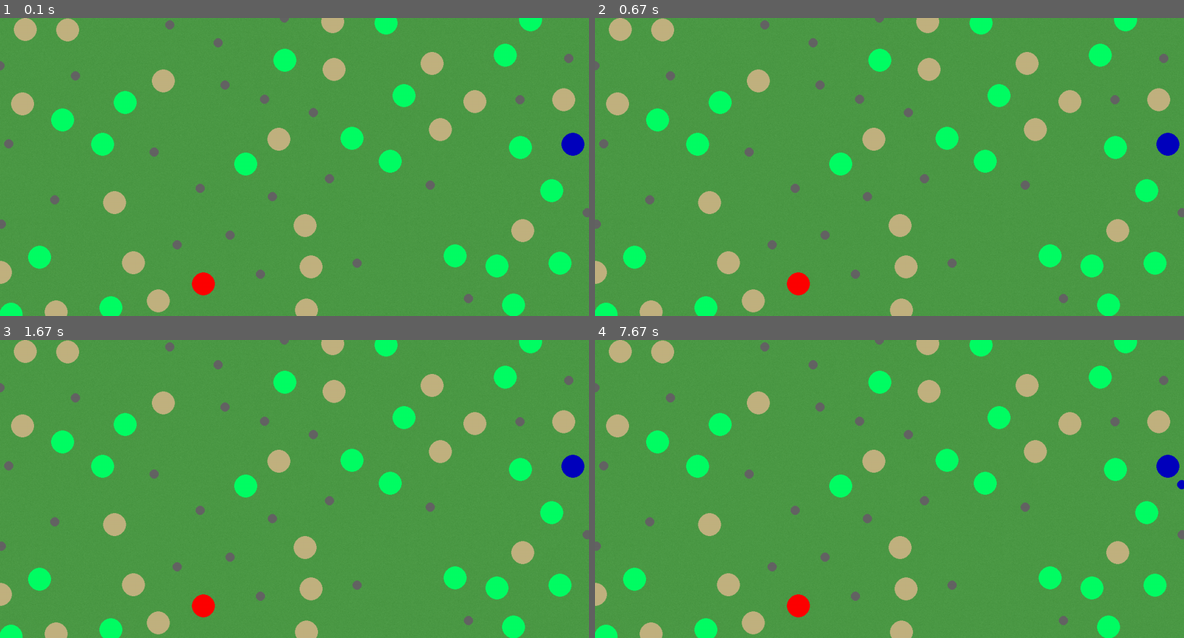
Above: before the commit, frames 1-4 (two rows, left to right).
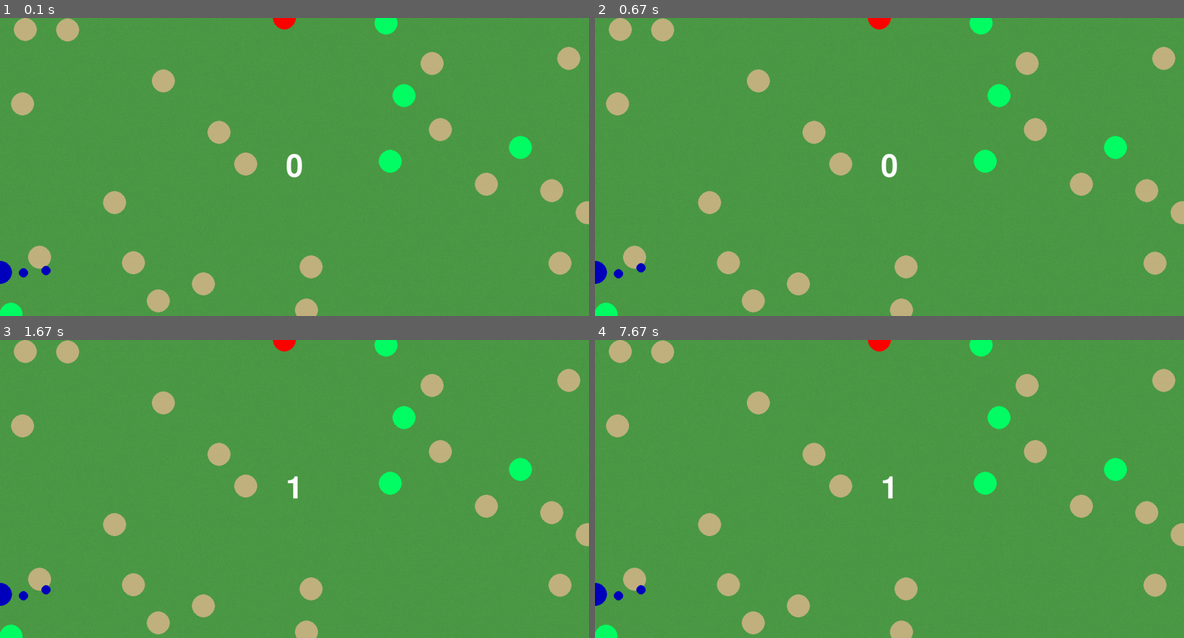
Above: after the commit, the same moments.

Repository: bluesun-pixel/projet-pygame
Game: pygame game, started from main.py
The game is run twice, just before and just after one commit, with the same random seed, the same clock (stepped at 60 frames per second) and the same inputs.
Inputs:
- Up to frame 1 (0.1 s): no input
- Up to frame 2 (0.67 s): tap Space at 0.33 s
- Up to frame 3 (1.67 s): tap Space at 0.73, 1.03 s
- Up to frame 4 (7.67 s): no input

The runs differ from the first frame. In frame 1, 7.8% of the frame differs, in the area x 0-100%, y 0-100%; in frame 2, 7.8%; in frame 3, 7.7%; in frame 4, 7.8%.

Commit message:
ajout de la structure du jeu et du gamestate

Diff:
--- a/main.py
+++ b/main.py
@@ -1,9 +1,13 @@
 # <editor-fold desc="Initialisation et variables générales">
+
+
 import pygame
+from pygame.key import key_code
 from pygame.locals import *
 import math
 import random
 from random import randint
+
 
 # Initiation de pygame et de la fenêtre de jeu
 pygame.init()
@@ -19,7 +23,7 @@
 def ajouter_sprite(image_nom, rect_x, rect_y):
     sprite_ajout = pygame.sprite.Sprite()
     pygame.sprite.Sprite.__init__(sprite_ajout)
-    sprite_ajout.image = pygame.image.load(image_nom).convert()
+    sprite_ajout.image = pygame.image.load(image_nom).convert_alpha()
     sprite_ajout.rect = sprite_ajout.image.get_rect()
     sprite_ajout.rect.x = rect_x
     sprite_ajout.rect.y = rect_y
@@ -142,15 +146,20 @@
 NOMBRE_DE_POINTS = 70
 PHI = 1.618
 RAYON = 350
-NOMBRE_ARBRES = 20
+NOMBRE_ARBRES = 5
 NOMBRE_BUNKERS = 20
 DISTANCE_MINIMUM_TEE_DRAPEAU = 800
 VITESSE_ANGULAIRE = .002
 
-#défintion des variables et instances de classe
-obstacle1 = Obstacles(0, 0)  # TODO: essayer de créer une classe abstraite/virtuelle
+#définition des variables et instances de classe
+
 points = poisson_disc_sampling(90, 649, 1280, 50)
-alpha = 0 #angle en degré représentant la direction de visée
+game_state = 0 #0 = visée, 1=puissance, 2=mouvement de balle, 3 = pause
+alpha = 0 #angle en degré représentant la direction ou la puissance de visée selon gamestate
+hauteur_force = 50 #variation de hauteur du compteur de force
+direction_aléatoire = [0,0]
+force_aléatoire = 0
+nombre_de_tirs = 0
 
 # </editor-fold>
 
@@ -206,6 +215,7 @@
 
 # <editor-fold desc="Initialisation du jeu">
 terrain = ajouter_sprite("Images/grass_texture.jpg", 0, 0)
+compteur = ajouter_texte(None, 100, f"{nombre_de_tirs}")
 
 liste_arbres, liste_bunkers, drapeau_position, tee_position = generation_du_terrain(points)
 continuer = True
@@ -215,8 +225,6 @@
 while continuer:
     liste_sprite.draw(fenetre)
 
-    for point in points:
-        pygame.draw.circle(fenetre, (100, 100, 100), (int(point[0]), int(point[1])), 10)
     for arbre in liste_arbres:
         pygame.draw.circle(fenetre, (0, 255, 100), (int(arbre.pos_x), int(arbre.pos_y)), 25)
     for bunker in liste_bunkers:
@@ -224,20 +232,42 @@
     pygame.draw.circle(fenetre, (255, 0, 0), (int(drapeau_position[0]), int(drapeau_position[1])), 25)
     pygame.draw.circle(fenetre, (0, 0, 190), (int(tee_position[0]), int(tee_position[1])), 25)
 
-    if alpha < 360:
-        alpha += VITESSE_ANGULAIRE
-    else:
-        alpha = 0
-
-    visee_x = tee_position[0] + math.cos(alpha) * 50
-    visee_y = tee_position[1] + math.sin(alpha) * 50
-
-    pygame.draw.circle(fenetre, (0, 0, 190), (int(visee_x), visee_y), 10)
-
-
+    match game_state:
+        case 0:
+            if alpha < 360:
+                alpha += VITESSE_ANGULAIRE
+            else:
+                alpha = 0
+
+            visee_x = tee_position[0] + math.cos(alpha) * 50
+            visee_y = tee_position[1] + math.sin(alpha) * 50
+
+            direction_aléatoire = [visee_x/50, visee_y/50]
+        case 1:
+            force_y=0
+            if alpha <360:
+                force_y = math.sin(alpha) * hauteur_force
+                alpha += VITESSE_ANGULAIRE
+            else:
+                alpha = 0
+            force_aléatoire = (force_y + 1)/2
+
+    pygame.draw.circle(fenetre, (0, 0, 190), (direction_aléatoire[0]*50, direction_aléatoire[1]*50), 10)
+    pygame.draw.circle(fenetre, (0, 0, 190),(fenetre.get_rect().bottomleft[0] + 100, fenetre.get_rect().bottomleft[1] - force_aléatoire*2+1 - 100), 10)
+    police = pygame.font.Font(None, 100)
+    compteur.image = police.render(f"{nombre_de_tirs}", 1, (255,255,255))
     pygame.display.flip()
 
     for event in pygame.event.get():
         if event.type == QUIT:
             continuer = False
-# </editor-fold>
+        elif event.type == pygame.KEYUP:
+            if event.key == K_SPACE:
+                if game_state <3:
+                    if game_state == 1:
+                        nombre_de_tirs +=1
+
+                    game_state +=1
+
+
+# </editor-fold>
